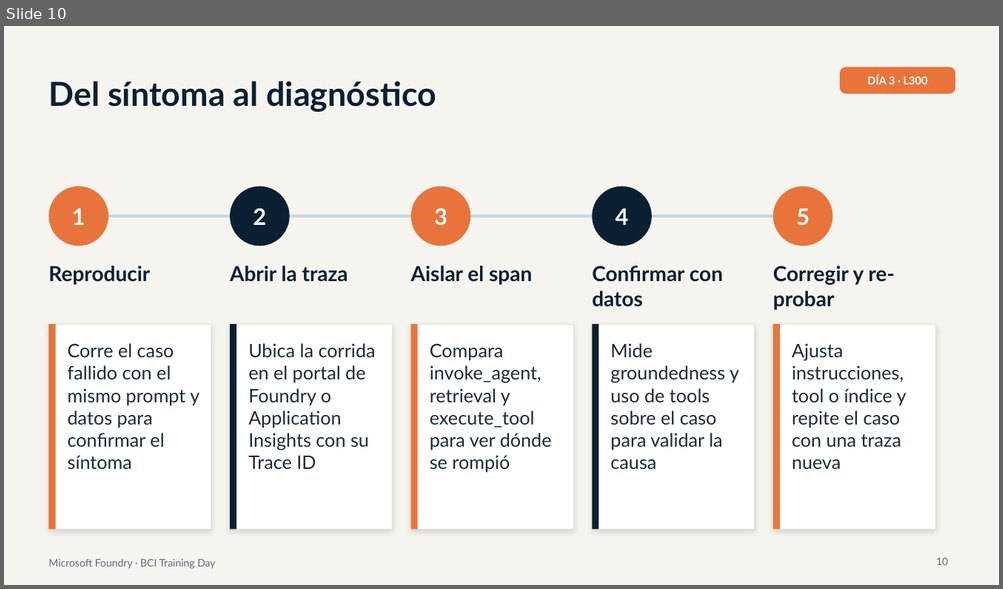
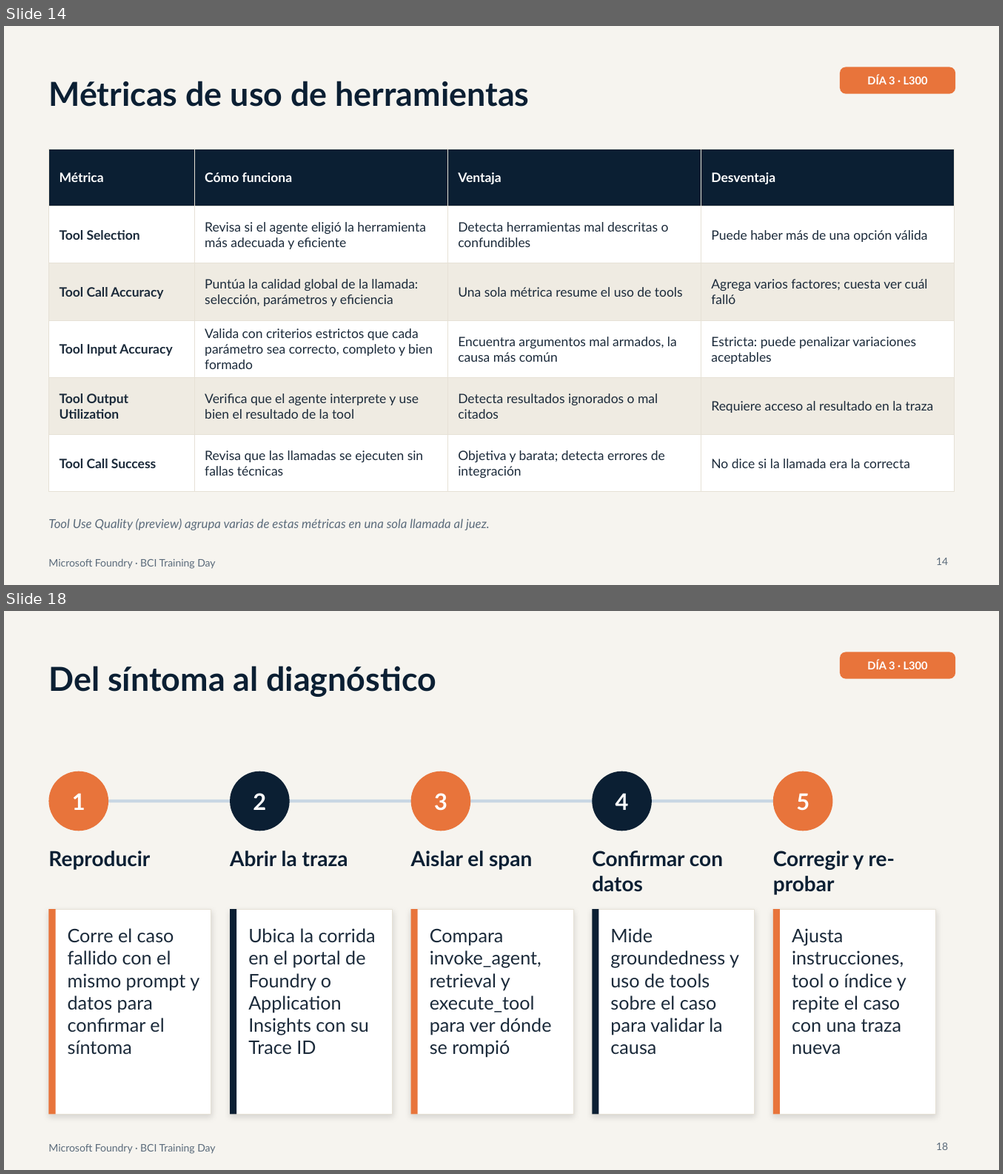
Before and after one commit to valegrajales/bci_workshop, a slide deck: presentaciones/BCI_Foundry_Dia3_L300_Produccion_Gobierno.pptx. Shown one above the other, each under a label of ours: slide 10 before the commit, slides 14 and 18 after it; the slides between them are not shown. The pictures are 1003x589 and 1003x1174 pixels, drawn with LibreOffice and Linux fonts; fonts in the diff are those of the drawing. Boxes give left, top, right and bottom in pixels: in the first picture for what was removed or moved away, otherwise in the second. Text is boxed around its words. In the diff, an @@ line names an element or a change of style, - is before the commit and + after.

```diff
--- a/presentaciones/BCI_Foundry_Dia3_L300_Produccion_Gobierno.pptx
+++ b/presentaciones/BCI_Foundry_Dia3_L300_Produccion_Gobierno.pptx
@@ slide 14 added at <box>4,26,999,585</box>, background #F6F4EF @@
@@ rounded rectangle added at <box>839,67,956,94</box>, fill #E8743B @@
@@ text added at <box>48,81,529,107</box>, 32 pt, text #0B1F33, bold @@
+Métricas de uso de herramientas
@@ text added at <box>867,75,928,84</box>, 10.5 pt, text #FFFFFF, bold @@
+DÍA 3 · L300
@@ table added at <box>48,149,953,492</box>, 6 rows, 4 columns @@
+Métrica | Cómo funciona | Ventaja | Desventaja
+Tool Selection | Revisa si el agente eligió la herramienta más adecuada y eficiente | Detecta herramientas mal descritas o confundibles | Puede haber más de una opción válida
+Tool Call Accuracy | Puntúa la calidad global de la llamada: selección, parámetros y eficiencia | Una sola métrica resume el uso de tools | Agrega varios factores; cuesta ver cuál falló
+Tool Input Accuracy | Valida con criterios estrictos que cada parámetro sea correcto, completo y bien formado | Encuentra argumentos mal armados, la causa más común | Estricta: puede penalizar variaciones aceptables
+Tool Output Utilization | Verifica que el agente interprete y use bien el resultado de la tool | Detecta resultados ignorados o mal citados | Requiere acceso al resultado en la traza
+Tool Call Success | Revisa que las llamadas se ejecuten sin fallas técnicas | Objetiva y barata; detecta errores de integración | No dice si la llamada era la correcta
@@ text added at <box>48,519,489,531</box>, 12 pt, text #5B6B7B, italic @@
+Tool Use Quality (preview) agrupa varias de estas métricas en una sola llamada al juez.
@@ page number added at <box>936,558,948,565</box>, 10 pt, text #5B6B7B @@
+14
@@ text added at <box>48,559,215,569</box>, 10 pt, text #5B6B7B @@
+Microsoft Foundry · BCI Training Day
@@ what was slide 10 is now slide 18 @@
@@ page number at <box>936,1143,948,1150</box>: text changed @@
-10
+18
```
Also in this commit, not shown: 2 slides changed, 7 other slides added, 2 other files.
